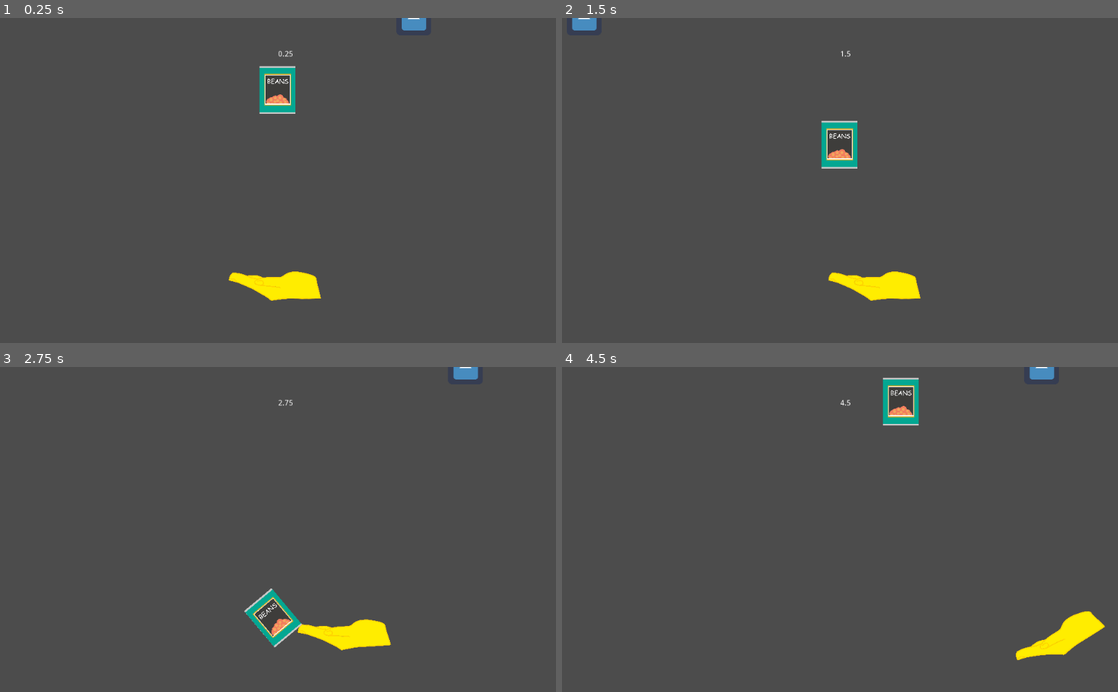
Above: before the commit, frames 1-4 (two rows, left to right).
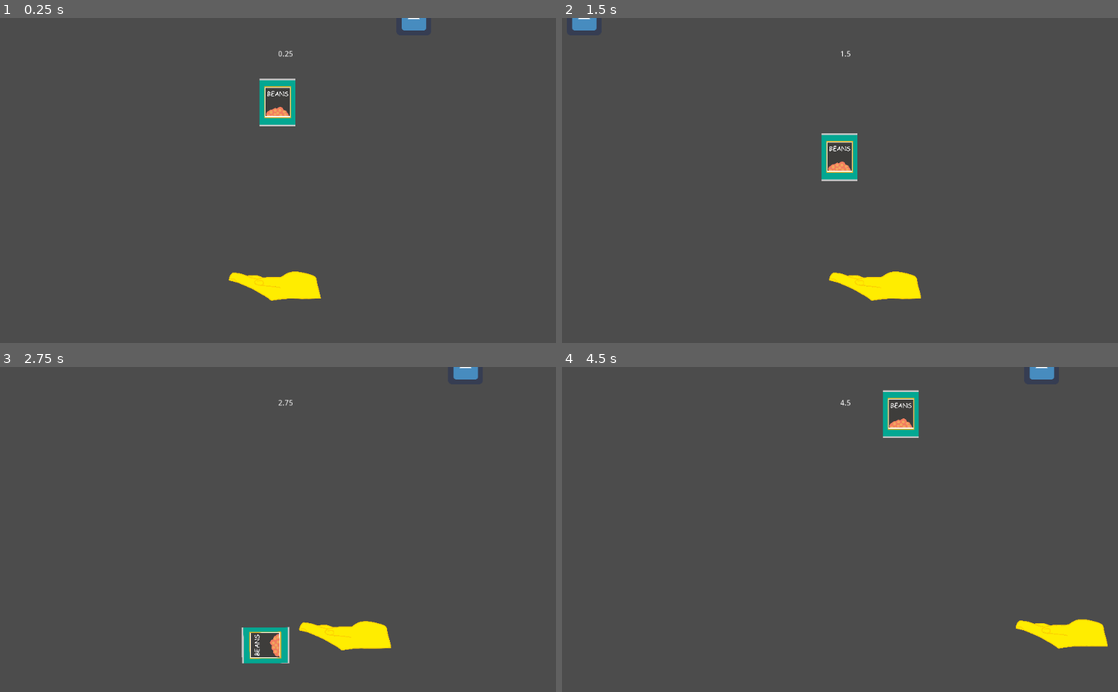
Above: after the commit, the same moments.

Repository: FyshStyx/SpillTheBeans
Game: Godot game, scene res://MainScene.tscn
The game is run twice, just before and just after one commit, with the same random seed, the same clock (stepped at 60 frames per second) and the same inputs. The project has no main scene, so this scene is started directly. The engine's default icon, where the game draws it, is replaced by a stand-in: a white triangle on a blue panel in a dark square.
Inputs:
- Up to frame 1 (0.25 s): no input
- Up to frame 2 (1.5 s): hold D (movement_right) 0.53-1.28 s; hold A (movement_left) from 1.28 s (still down)
- Up to frame 3 (2.75 s): release A (movement_left) at 2.03 s; hold D (movement_right) from 2.03 s (still down)
- Up to frame 4 (4.5 s): release D (movement_right) at 3.53 s; hold A (movement_left) from 3.53 s (still down)

The runs differ from the first frame. In frame 1, 0.9% of the frame differs, in the area x 46-54%, y 14-34%; in frame 2, 1.0%; in frame 3, 1.4%; in frame 4, 1.9%, in the area x 57-99%, y 3-91%.

Commit message:
improved can physics while being carried. Might have an issue with torque interacting with high stacks of cans

Diff:
--- a/beans/MainScene.tscn
+++ b/beans/MainScene.tscn
@@ -1,12 +1,9 @@
-[gd_scene load_steps=7 format=2]
+[gd_scene load_steps=6 format=2]
 
 [ext_resource path="res://Scripts/Counter.gd" type="Script" id=1]
 [ext_resource path="res://Scenes/BeanCan.tscn" type="PackedScene" id=2]
 [ext_resource path="res://Scenes/HumanHand.tscn" type="PackedScene" id=3]
 [ext_resource path="res://Scenes/BeanSpawner.tscn" type="PackedScene" id=6]
-
-[sub_resource type="PhysicsMaterial" id=2]
-friction = 0.0
 
 [sub_resource type="RectangleShape2D" id=1]
 
@@ -40,49 +37,26 @@
 position = Vector2( 512, 0 )
 speed = 1000
 
-[node name="HandBlocker" type="StaticBody2D" parent="."]
-scale = Vector2( 0.906803, 1.00302 )
-collision_layer = 2
-collision_mask = 2
-physics_material_override = SubResource( 2 )
-
-[node name="CollisionShape2D" type="CollisionShape2D" parent="HandBlocker"]
-position = Vector2( 546.977, 431.695 )
-scale = Vector2( 100, 1 )
-shape = SubResource( 1 )
-disabled = true
-
-[node name="HandBlocker2" type="StaticBody2D" parent="."]
+[node name="Left Wall" type="StaticBody2D" parent="."]
 position = Vector2( -490, -12 )
 collision_layer = 2
 collision_mask = 2
 
-[node name="CollisionShape2D" type="CollisionShape2D" parent="HandBlocker2"]
+[node name="CollisionShape2D" type="CollisionShape2D" parent="Left Wall"]
 position = Vector2( 444, 358 )
 rotation = -3.14159
 scale = Vector2( 2.15289, -49.3388 )
 shape = SubResource( 1 )
 
-[node name="HandBlocker3" type="StaticBody2D" parent="."]
+[node name="Right Wall" type="StaticBody2D" parent="."]
 position = Vector2( -490, -12 )
 collision_layer = 2
 collision_mask = 2
 
-[node name="CollisionShape2D" type="CollisionShape2D" parent="HandBlocker3"]
+[node name="CollisionShape2D" type="CollisionShape2D" parent="Right Wall"]
 position = Vector2( 1561, 361 )
 rotation = -3.14159
 scale = Vector2( 2.15289, -49.3388 )
 shape = SubResource( 1 )
 
-[node name="HandBlocker4" type="StaticBody2D" parent="."]
-scale = Vector2( 0.906803, 1.00302 )
-collision_layer = 2
-collision_mask = 2
-physics_material_override = SubResource( 2 )
-
-[node name="CollisionShape2D" type="CollisionShape2D" parent="HandBlocker4"]
-position = Vector2( 537.051, 617.135 )
-scale = Vector2( 100, 1 )
-shape = SubResource( 1 )
-
 [connection signal="timeout" from="Timer" to="BeanSpawner" method="_on_Timer_timeout"]
--- a/beans/Scenes/BeanCan.tscn
+++ b/beans/Scenes/BeanCan.tscn
@@ -16,12 +16,12 @@
 script = ExtResource( 2 )
 
 [node name="BeanCan" type="Sprite" parent="."]
-position = Vector2( 0.0455017, -40.0755 )
+position = Vector2( 3.72529e-09, -17 )
 scale = Vector2( 0.043, 0.043 )
 texture = ExtResource( 1 )
 
 [node name="CollisionShape2D" type="CollisionShape2D" parent="."]
-position = Vector2( 0.0227508, -40.0378 )
+position = Vector2( 0, -17 )
 shape = SubResource( 1 )
 
 [connection signal="body_entered" from="." to="." method="_on_Can_body_entered"]
--- a/beans/Scenes/HumanHand.tscn
+++ b/beans/Scenes/HumanHand.tscn
@@ -14,6 +14,8 @@
 mass = 10.0
 physics_material_override = SubResource( 1 )
 gravity_scale = 0.0
+can_sleep = false
+angular_damp = 100.0
 script = ExtResource( 2 )
 
 [node name="HumanHand" type="Sprite" parent="."]
--- a/beans/Scripts/BeanCan.gd
+++ b/beans/Scripts/BeanCan.gd
@@ -10,6 +10,6 @@
 
 	if in_stack == false:
 		print("detected_collision from can %s" % get_name())
-		set_mass(0)
+		#set_mass(0)
 		set_gravity_scale(40)
 		in_stack = true
--- a/beans/Scripts/HumanHand.gd
+++ b/beans/Scripts/HumanHand.gd
@@ -1,21 +1,55 @@
 extends RigidBody2D
 
 var speed = 30
-var screen_size
+var additional_torque = 200
 
-# TODO make it so point of game is to get "beans" and "spicy beans" to left and right of screen
-# Called when the node enters the scene tree for the first time.
-func _ready():
-	pass
+# Seems to be called every frame that the node is NOT "sleeping" (this is why controls would time out if AFK)
+func _integrate_forces(state):
+	handle_movement(state)
+	counteract_cans_linear(state)
+	counteract_cans_torque(state)
 
-# Seems to be called whenever a force is imparted on body?
-func _integrate_forces(state):
-	pass
 
-# Called every frame
-func _process(delta):
 
+# Move hand left and right based off input
+# Impulse doesn't make a lot of sense considering
+# I have dampening set to -1 (i.e. off)
+func handle_movement(state):
 	if Input.is_action_pressed("movement_right"):
-		apply_central_impulse(Vector2(speed,0))
+		state.apply_central_impulse(Vector2(speed,0))
 	elif Input.is_action_pressed("movement_left"):
-		apply_central_impulse(Vector2(-1 * speed,0))
+		state.apply_central_impulse(Vector2(-1 * speed,0))
+
+
+
+# Used to "push back" against the linear impulses imparted from colliding cans
+# Note: Positive "y" is actually "down" in Godot
+func counteract_cans_linear(state):
+	var lin_vel = state.get_linear_velocity()
+
+	# If can is moving up or down, dampen movement
+	# with an equal but opposing force
+	# Also creates a nice bobbing animation
+	if lin_vel.y != 0:
+		var opp_y = lin_vel.y * -1
+		state.add_central_force(Vector2(0, opp_y))
+
+
+# Used to push back against the rotational impulses imparted from colliding cans
+# (especially those landing close to the edges of the hand)
+# Might be the cause of cans "glitching" and phasing through each other
+func counteract_cans_torque(state):
+
+	var ang_vel = state.get_angular_velocity()
+	var rotation = get_global_rotation_degrees()
+	#print("Angle V: %s, Rot: %s" % [ang_vel, rotation])
+
+	if rotation > 0.5:
+		state.add_torque(-1 * additional_torque)
+	elif rotation < -0.5:
+		state.add_torque(additional_torque)
+	else: #To prevent constant shaking back and forth, rapidly remove torque in sweet spot
+		var curr_torque = get_applied_torque()
+		#print("Old Torque: %s" % get_applied_torque())
+		set_applied_torque(curr_torque / 2)
+		#print("New Torque: %s" % get_applied_torque())
Not shown: 1 places in beans/Scenes/HumanHand.tscn that only renumber resources
